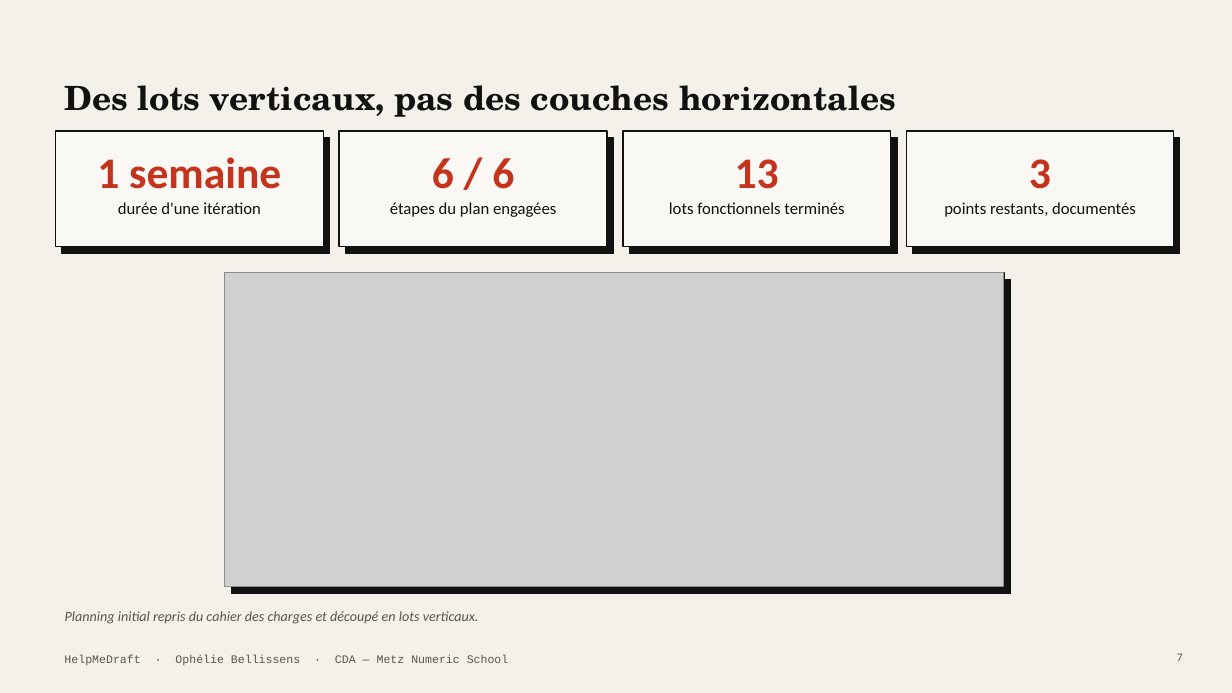
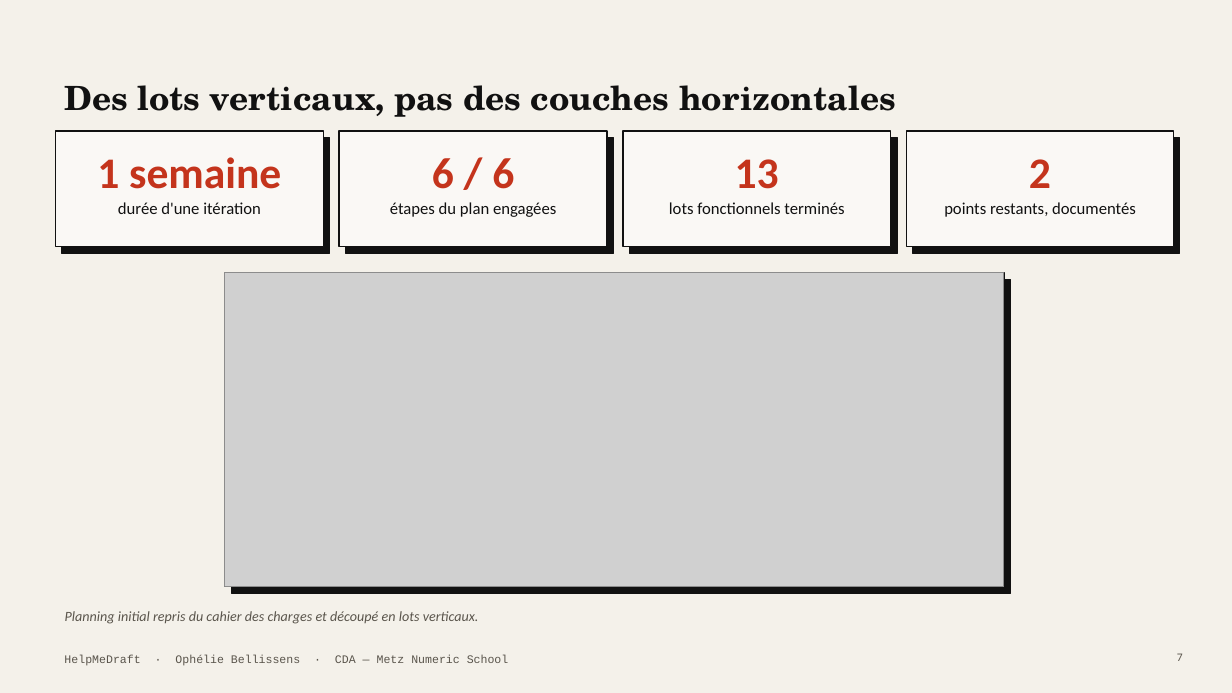
Before and after one commit to Equinoxya/HelpMeDraft---projet-fil-rouge, a slide deck: slide 7 of docs/Soutenance-HelpMeDraft.pptx. Drawn at 1232x693 pixels with LibreOffice and Linux fonts; fonts in the diff are those of the drawing; grey boxes stand for pictures. Boxes give left, top, right and bottom in pixels: in the first picture for what was removed or moved away, otherwise in the second. Text is boxed around its words. In the diff, an @@ line names an element or a change of style, - is before the commit and + after.

```diff
--- a/docs/Soutenance-HelpMeDraft.pptx
+++ b/docs/Soutenance-HelpMeDraft.pptx
@@ text at (x1=1029, y1=159, x2=1051, y2=188): text changed @@
-3
+2
```
Also in this commit, not shown: 2 other slides changed, 3 other files.
